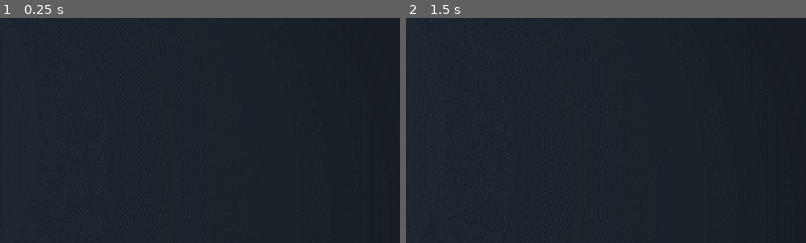
Above: before the commit, frames 1-2 (left to right).
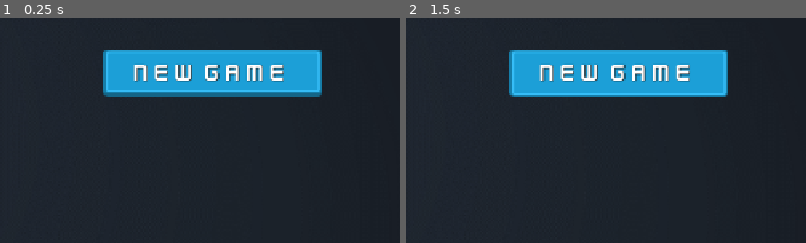
Above: after the commit, the same moments.

Repository: lukeai-tan/nanban-requiem-orbital
Game: Godot game, scene res://Scenes/UIScenes/MainMenu.tscn
The game is run twice, just before and just after one commit, with the same random seed, the same clock (stepped at 60 frames per second) and the same inputs. This scene is started directly instead of the project's main scene.
Inputs (mouse positions are % of the whole screen's width and height, from its top left):
- Up to frame 1 (0.25 s): no input
- Up to frame 2 (1.5 s): click (77, 12) at 0.5 s, where only the run after the commit has a clickable "New Game"; click (77, 12) at 1.25 s, where only the run after the commit has a clickable "New Game"
The pictures show only the part of the screen within x 50-100%, y 0-50%; the shares and areas given below are measured in that part.

The runs differ from the first frame. In frame 1, 11% of the frame differs, in the area x 25-81%, y 14-36%; in frame 2, 11%.

Commit message:
rearranged files again and added new game button

Diff:
--- a/Scenes/Maps/Map1.tscn
+++ b/Scenes/Maps/Map1.tscn
@@ -1,8 +1,8 @@
 [gd_scene load_steps=4 format=4 uid="uid://b1ptux668fjj2"]
 
-[ext_resource type="TileSet" uid="uid://dkohxdkag76rp" path="res://Resources/Tilesets/ground_grass.tres" id="1_66ww1"]
-[ext_resource type="TileSet" uid="uid://bgese4do3tjh4" path="res://Resources/Tilesets/path.tres" id="2_3atk3"]
-[ext_resource type="TileSet" uid="uid://ds084dqim88g3" path="res://Resources/Tilesets/props.tres" id="3_bp0wf"]
+[ext_resource type="TileSet" path="res://Assets/Environment/Tilesets/ground_grass.tres" id="1_66ww1"]
+[ext_resource type="TileSet" path="res://Assets/Environment/Tilesets/path.tres" id="2_3atk3"]
+[ext_resource type="TileSet" path="res://Assets/Environment/Tilesets/props.tres" id="3_bp0wf"]
 
 [node name="Map1" type="Node2D"]
 
--- a/Scenes/UIScenes/MainMenu.tscn
+++ b/Scenes/UIScenes/MainMenu.tscn
@@ -1,6 +1,10 @@
-[gd_scene load_steps=2 format=3 uid="uid://cia7hkwwboa"]
+[gd_scene load_steps=6 format=3 uid="uid://cia7hkwwboa"]
 
 [ext_resource type="Texture2D" uid="uid://c51lbigqbpp2" path="res://Assets/UI/Art/mm_background.png" id="1_75job"]
+[ext_resource type="Texture2D" uid="uid://dnetv5bmd7rr8" path="res://Assets/UI/Buttons/button_rectangle_depth_flat.png" id="2_qc1fl"]
+[ext_resource type="Texture2D" uid="uid://q3rsu63tn56h" path="res://Assets/UI/Buttons/button_rectangle_gradient.png" id="3_qc1fl"]
+[ext_resource type="Texture2D" uid="uid://cgp6wl2uo3mq5" path="res://Assets/UI/Buttons/button_rectangle_flat.png" id="4_jrpvl"]
+[ext_resource type="FontFile" uid="uid://dvgh261lgwa5g" path="res://Assets/Fonts/Kenney Future Narrow.ttf" id="5_tg48g"]
 
 [node name="MainMenu" type="Control"]
 layout_mode = 3
@@ -35,3 +39,26 @@
 custom_minimum_size = Vector2(500, 0)
 layout_mode = 2
 size_flags_horizontal = 8
+
+[node name="TextureButton" type="TextureButton" parent="Margin/VBoxContainer"]
+custom_minimum_size = Vector2(350, 75)
+layout_mode = 2
+size_flags_horizontal = 4
+texture_normal = ExtResource("2_qc1fl")
+texture_pressed = ExtResource("3_qc1fl")
+texture_hover = ExtResource("4_jrpvl")
+stretch_mode = 0
+
+[node name="Label" type="Label" parent="Margin/VBoxContainer/TextureButton"]
+layout_mode = 1
+anchors_preset = 15
+anchor_right = 1.0
+anchor_bottom = 1.0
+grow_horizontal = 2
+grow_vertical = 2
+theme_override_colors/font_shadow_color = Color(0, 0, 0, 1)
+theme_override_fonts/font = ExtResource("5_tg48g")
+theme_override_font_sizes/font_size = 40
+text = "New Game"
+horizontal_alignment = 1
+vertical_alignment = 1
Binary file added: Assets/UI/Buttons/button_rectangle_flat.png
Not shown, added: Assets/UI/Buttons/button_rectangle_flat.png.import
Binary file added: Assets/UI/Buttons/button_rectangle_gradient.png
Not shown, added: Assets/UI/Buttons/button_rectangle_gradient.png.import
Renamed: Assets/Environment/Tilesets/ground_grass.tres -> Resources/Tilesets/ground_grass.tres
Renamed: Assets/Environment/Tilesets/path.tres -> Resources/Tilesets/path.tres
Renamed: Assets/Environment/Tilesets/props.tres -> Resources/Tilesets/props.tres
